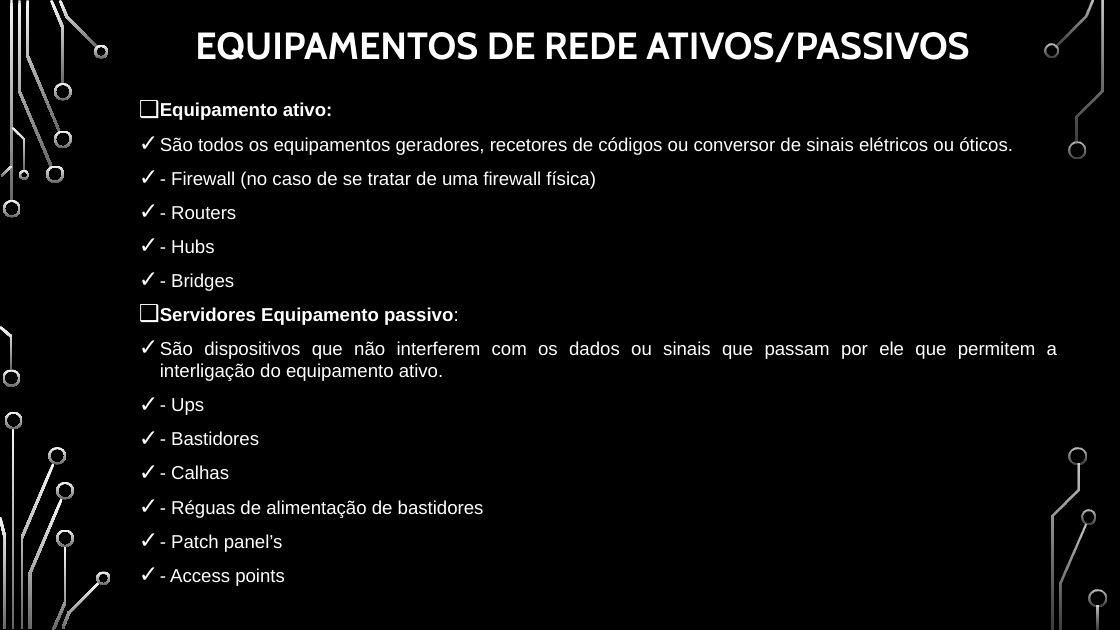
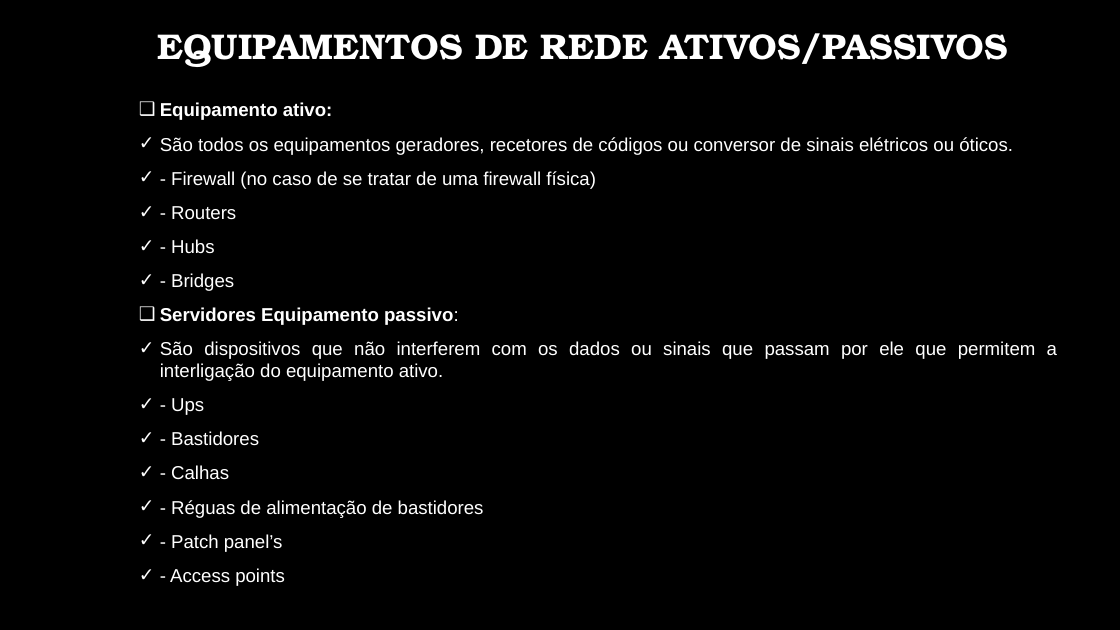
Before and after one commit to BrunoRicardo2/BrunoRicardo2, a slide deck: slide 8 of Trabalho Pratico.pptx. Drawn at 1120x630 pixels with LibreOffice and Linux fonts; fonts in the diff are those of the drawing; background and template pictures are left out. Boxes give left, top, right and bottom in pixels: in the first picture for what was removed or moved away, otherwise in the second. Text is boxed around its words. In the diff, an @@ line names an element or a change of style, - is before the commit and + after.

```diff
--- a/Trabalho Pratico.pptx
+++ b/Trabalho Pratico.pptx
@@ title "EQUIPAMENTOS DE REDE ATIVOS/PASSIVOS" at box(158, 33, 1008, 67): size 32.4 to 30.6 pt, font Cabin to TeX Gyre Bonum @@
@@ group removed at box(0, 0, 1107, 630): 33 freeform shapes, 3 rectangles @@
```
Also in this commit, not shown: 7 other slides changed.
